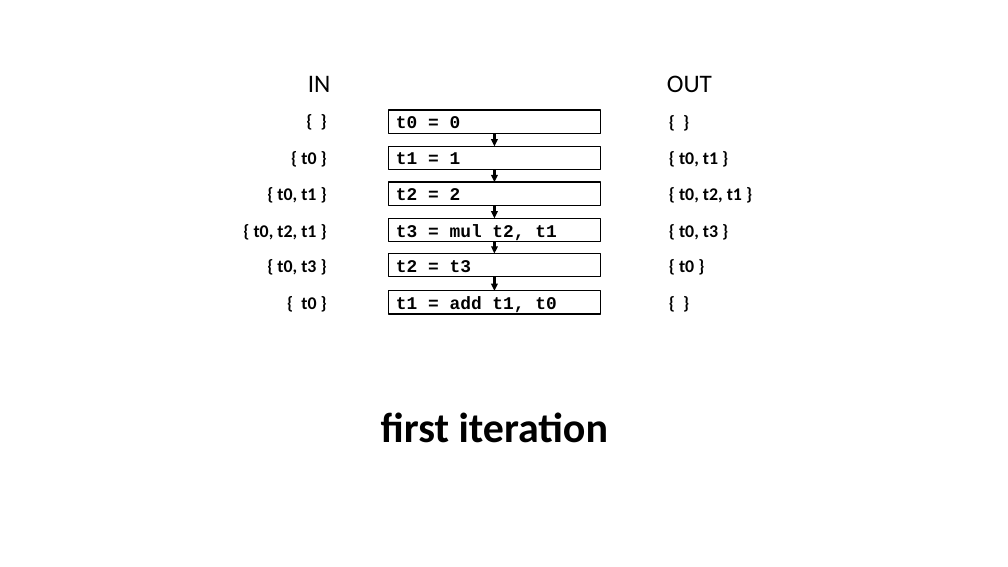
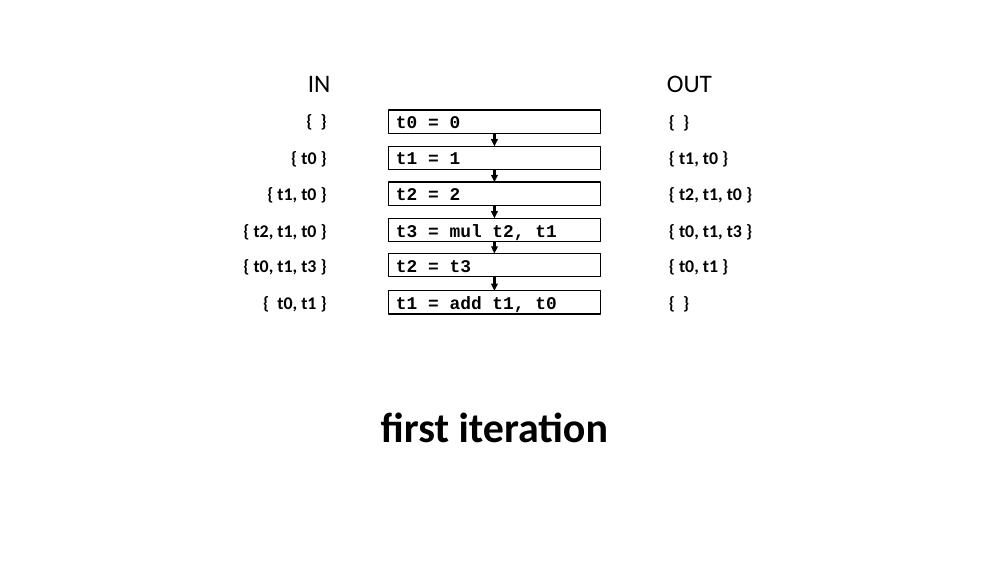
Before and after one commit to nivshani/compilation, a slide deck: slide 61 of slides/exam-questions.pptx. Drawn at 1008x567 pixels with LibreOffice and Linux fonts; fonts in the diff are those of the drawing. Boxes give left, top, right and bottom in pixels: in the first picture for what was removed or moved away, otherwise in the second. Text is boxed around its words. In the diff, an @@ line names an element or a change of style, - is before the commit and + after.

```diff
--- a/slides/exam-questions.pptx
+++ b/slides/exam-questions.pptx
@@ text in rectangle at (x1=679, y1=152, x2=718, y2=166): text changed @@
-{ t0, t1 }
+{ t1, t0 }
@@ text in rectangle at (x1=277, y1=188, x2=316, y2=202): text changed @@
-{ t0, t1 }
+{ t1, t0 }
@@ text in rectangle at (x1=679, y1=188, x2=742, y2=203): text changed @@
-{ t0, t2, t1 }
+{ t2, t1, t0 }
@@ text in rectangle at (x1=254, y1=225, x2=316, y2=240): text changed @@
-{ t0, t2, t1 }
+{ t2, t1, t0 }
@@ text in rectangle at (x1=679, y1=225, x2=742, y2=240): text changed @@
-{ t0, t3 }
+{ t0, t1, t3 }
@@ text in rectangle at (x1=254, y1=260, x2=316, y2=275): text changed @@
-{ t0, t3 }
+{ t0, t1, t3 }
@@ text in rectangle at (x1=679, y1=260, x2=718, y2=274): text changed @@
-{ t0 }
+{ t0, t1 }
@@ text in rectangle at (x1=277, y1=297, x2=316, y2=311): text changed @@
-{ t0 }
+{ t0, t1 }
```
Also in this commit, not shown: 10 other slides changed, 1 other file.
